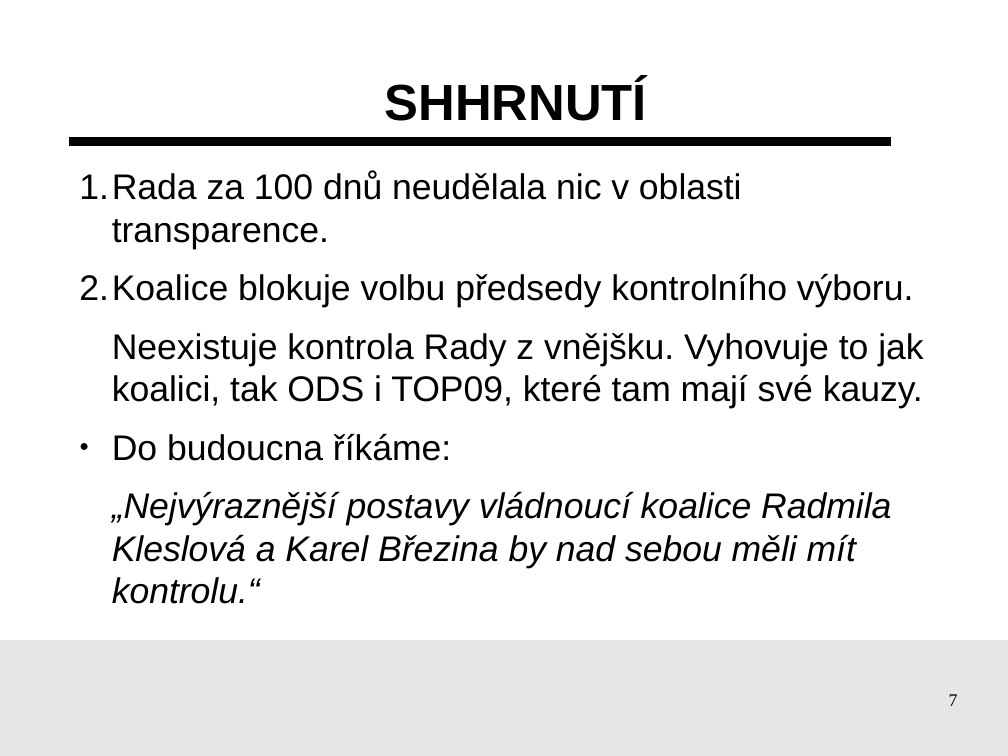
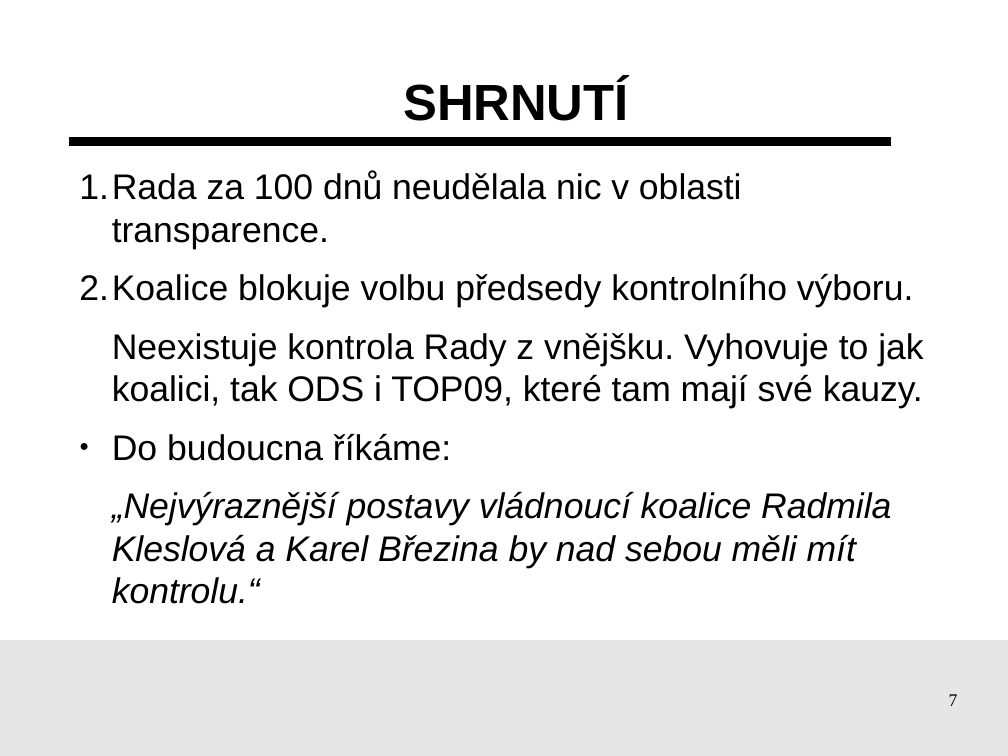
Before and after one commit to pirati-cz/KlubPraha, a slide deck: slide 7 of prezentace/2015/prezentace.odp. Drawn at 1008x756 pixels with LibreOffice and Linux fonts; fonts in the diff are those of the drawing; background and template pictures are left out. Boxes give left, top, right and bottom in pixels: in the first picture for what was removed or moved away, otherwise in the second. Text is boxed around its words. In the diff, an @@ line names an element or a change of style, - is before the commit and + after.

```diff
--- a/prezentace/2015/prezentace.odp
+++ b/prezentace/2015/prezentace.odp
@@ title at [403, 80, 628, 121]: text changed @@
-SHHRNUTÍ
+SHRNUTÍ
```
Also in this commit, not shown: 3 other slides changed, 5 other files.
